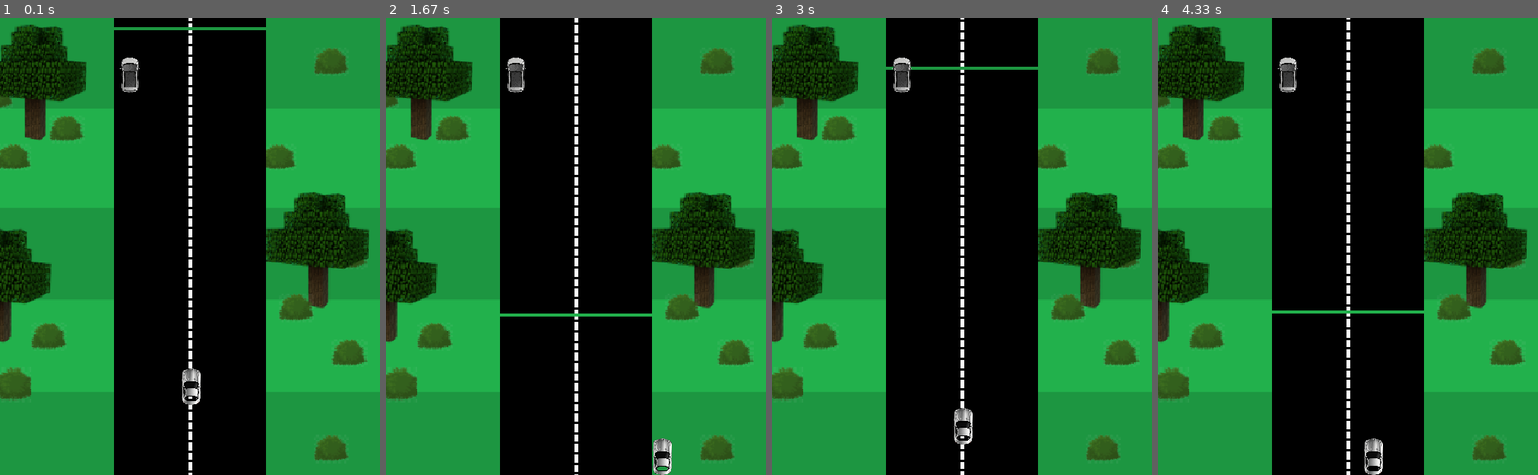
Above: before the commit, frames 1-4 (left to right).
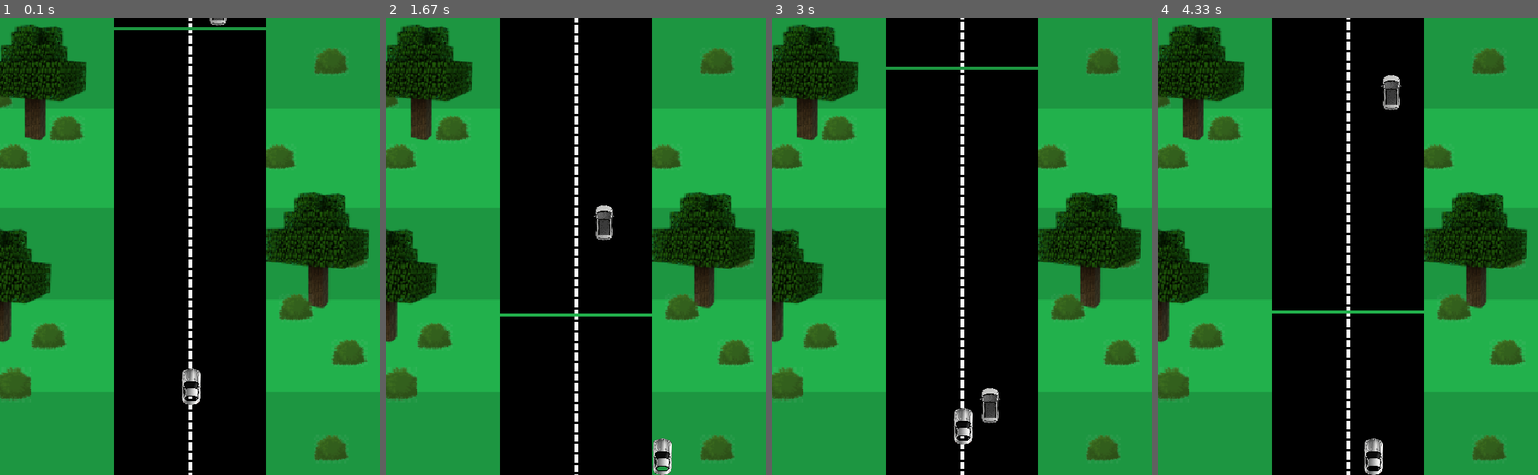
Above: after the commit, the same moments.

Repository: ferclima/pygame
Game: pygame game, started from codigo do jogo.py
Two runs of this game, one before a commit and one after it. Both use one fixed random seed, a clock stepped at 60 frames per second and the inputs below.
Inputs:
- Up to frame 1 (0.1 s): no input
- Up to frame 2 (1.67 s): hold Right 0.33-0.8 s; hold Up 0.83-1.13 s; hold Right 1.17-1.63 s
- Up to frame 3 (3 s): hold Left 1.67-2.2 s; hold Left 2.23-2.63 s; hold Up from 2.67 s (still down)
- Up to frame 4 (4.33 s): release Up at 3.03 s; hold Right 3.07-3.7 s; hold Left 3.73-4.2 s; hold Right from 4.23 s (still down)

The runs differ from the first frame. In frame 1, 0.3% of the frame differs, in the area x 31-60%, y 0-17%; in frame 2, 0.6%; in frame 3, 0.6%, in the area x 31-60%, y 8-89%; in frame 4, 0.6%.

Commit message:
movimentação npcs

Diff:
--- a/codigo do jogo.py
+++ b/codigo do jogo.py
@@ -77,9 +77,19 @@
         self.image = img
         self.rect = self.image.get_rect()
         self.speedx = 0
-        self.speedy = 0
-        self.rect.centerx = 170
-        self.rect.bottom = 100
+        self.speedy = 3
+        self.rect.x = random.randint(150,350)
+        self.rect.bottom = 0
+
+    def update(self):
+        # Atualização da posição da nave
+        self.rect.x += self.speedx
+        self.rect.y += self.speedy
+
+        # Mantem dentro da tela
+        if self.rect.y > HEIGHT:
+            self.rect.x = random.randint(150,350)
+            self.rect.bottom = 0
 
 all_sprites = pygame.sprite.Group()
 all_pistas = pygame.sprite.Group()
